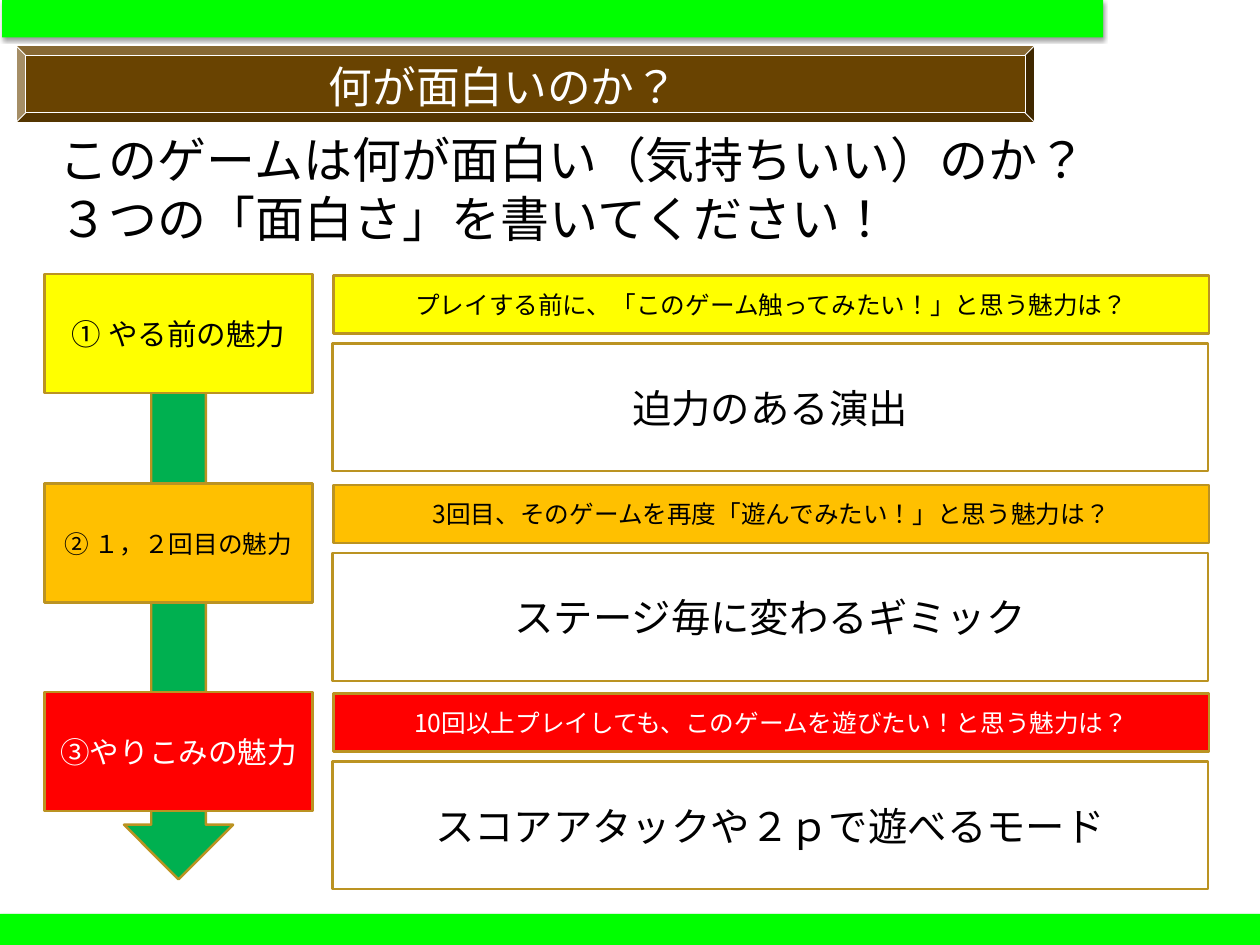
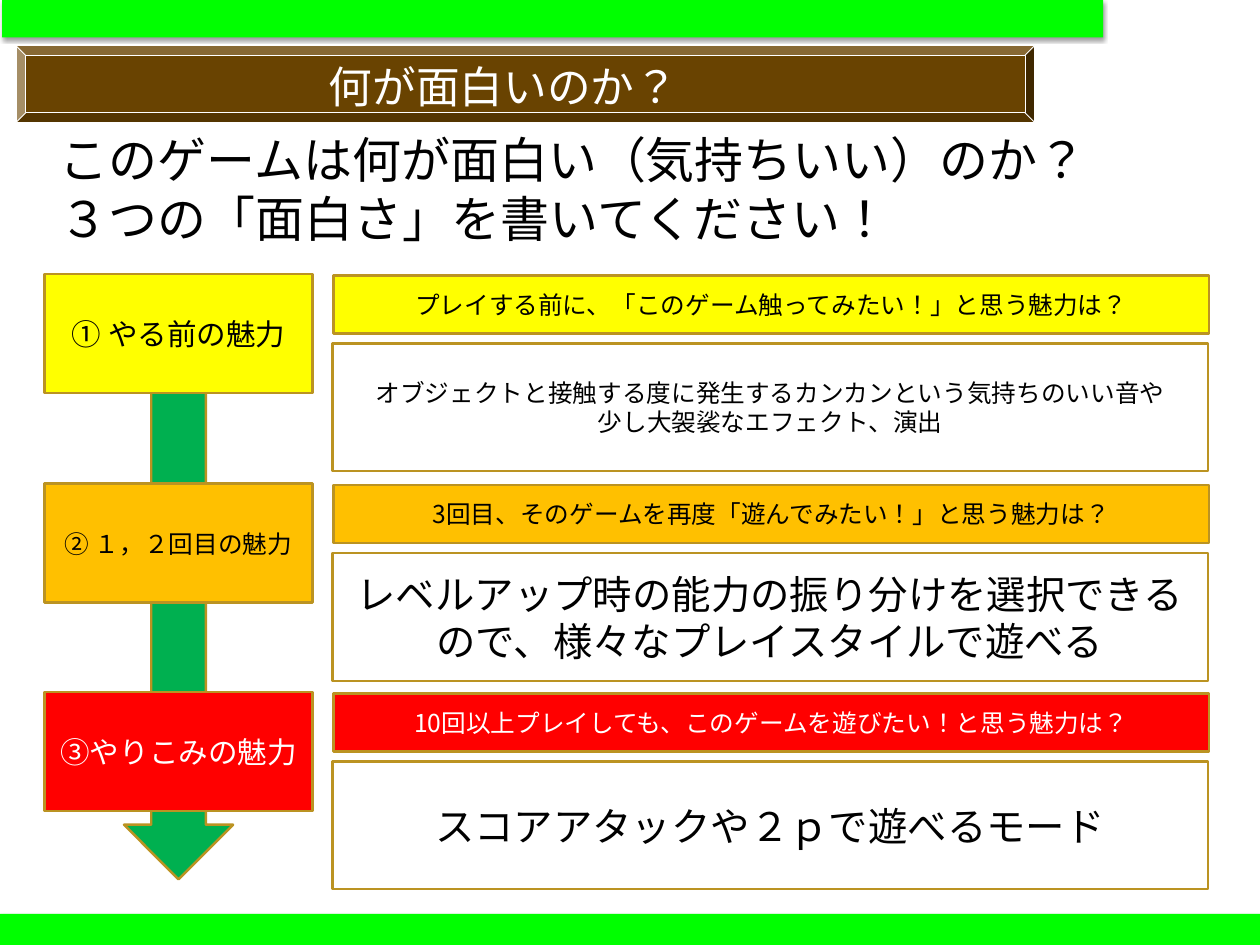
Before and after one commit to YuMild/GameAwards, a slide deck: slide 10 of Plan/日本ゲーム大賞22_企画書シート0202.pptx (slide 4 before the commit). Drawn at 1260x945 pixels with LibreOffice and Linux fonts; fonts in the diff are those of the drawing. Boxes give left, top, right and bottom in pixels: in the first picture for what was removed or moved away, otherwise in the second. Text is boxed around its words. In the diff, an @@ line names an element or a change of style, - is before the commit and + after.

```diff
--- a/Plan/日本ゲーム大賞22_企画書シート0202.pptx
+++ b/Plan/日本ゲーム大賞22_企画書シート0202.pptx
@@ text in rectangle at box(376, 381, 1165, 433): text changed; size 32 to 20 pt @@
-迫力のある演出
+オブジェクトと接触する度に発生するカンカンという気持ちのいい音や
+少し大袈裟なエフェクト、演出
@@ text in rectangle at box(357, 576, 1183, 660): text changed @@
-ステージ毎に変わるギミック
+レベルアップ時の能力の振り分けを選択できるので、様々なプレイスタイルで遊べる
```
Also in this commit, not shown: 3 other slides changed, 8 slides added, 1 slide removed, 22 other files.
